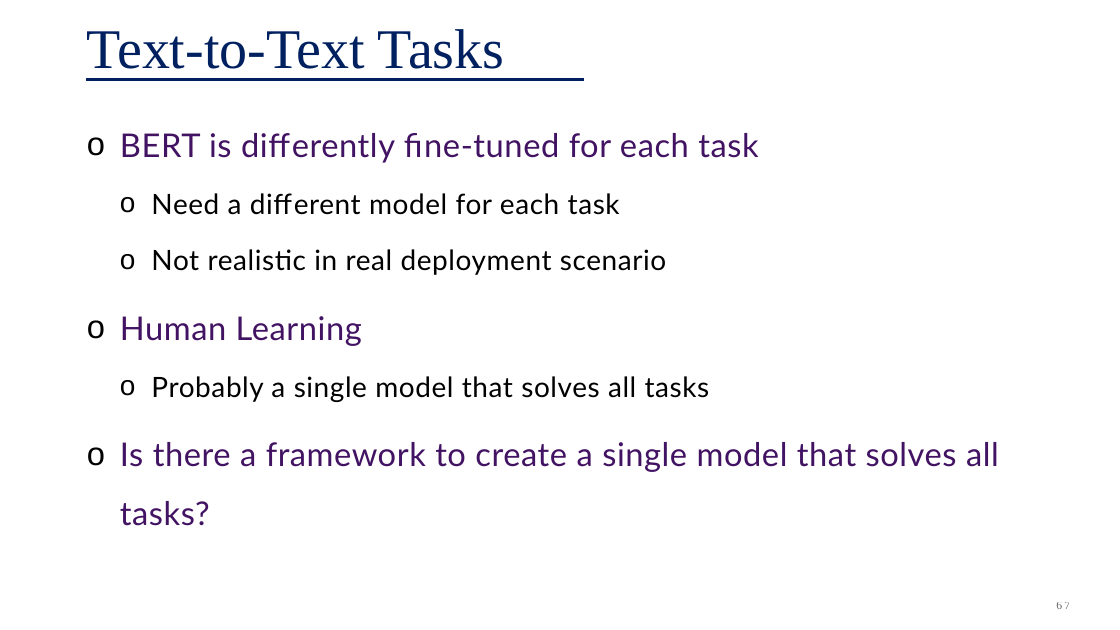
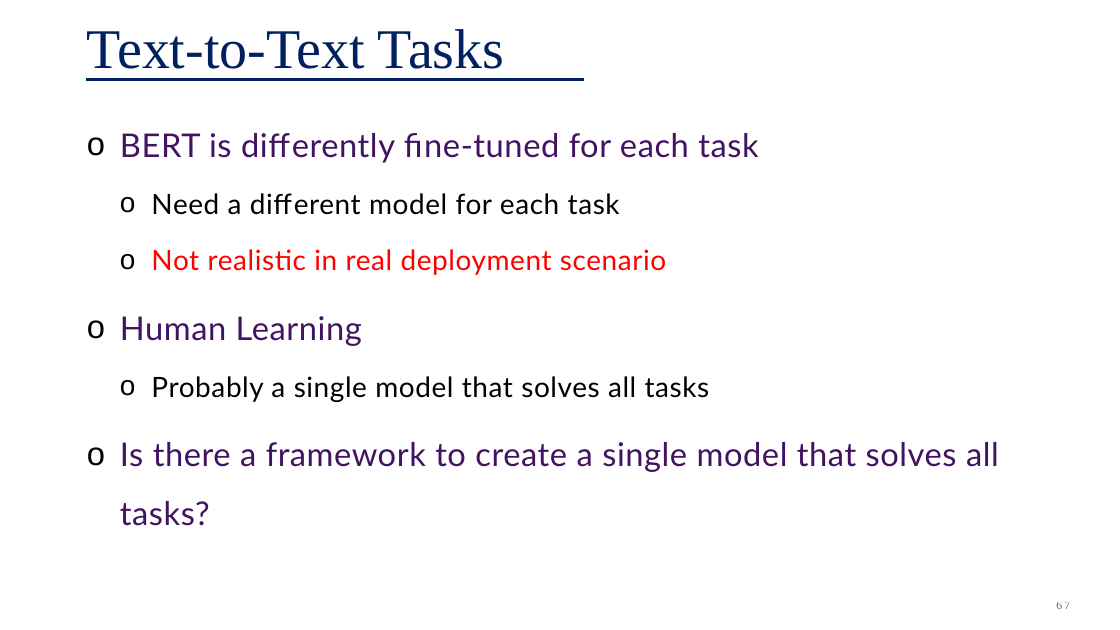
Before and after one commit to plaban/fllm-aut25, a slide deck: slide 67 of assets/class_notes/04b. LLM-Architectures.pptx. Drawn at 1120x630 pixels with LibreOffice and Linux fonts; fonts in the diff are those of the drawing. Boxes give left, top, right and bottom in pixels: in the first picture for what was removed or moved away, otherwise in the second. Text is boxed around its words. In the diff, an @@ line names an element or a change of style, - is before the commit and + after.

```diff
--- a/assets/class_notes/04b. LLM-Architectures.pptx
+++ b/assets/class_notes/04b. LLM-Architectures.pptx
@@ text at [151, 249, 666, 275]: text colour #000000 to #FF0000 in "Not realistic in real deployment scenario" @@
```
Also in this commit, not shown: 9 other slides changed, 4 slides added, 1 slide removed, 2 other files.
